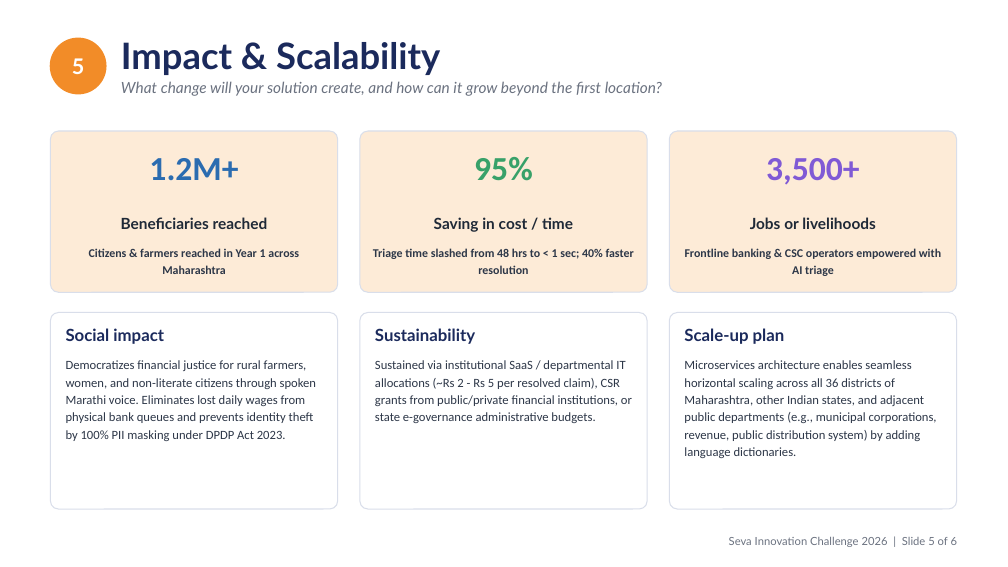
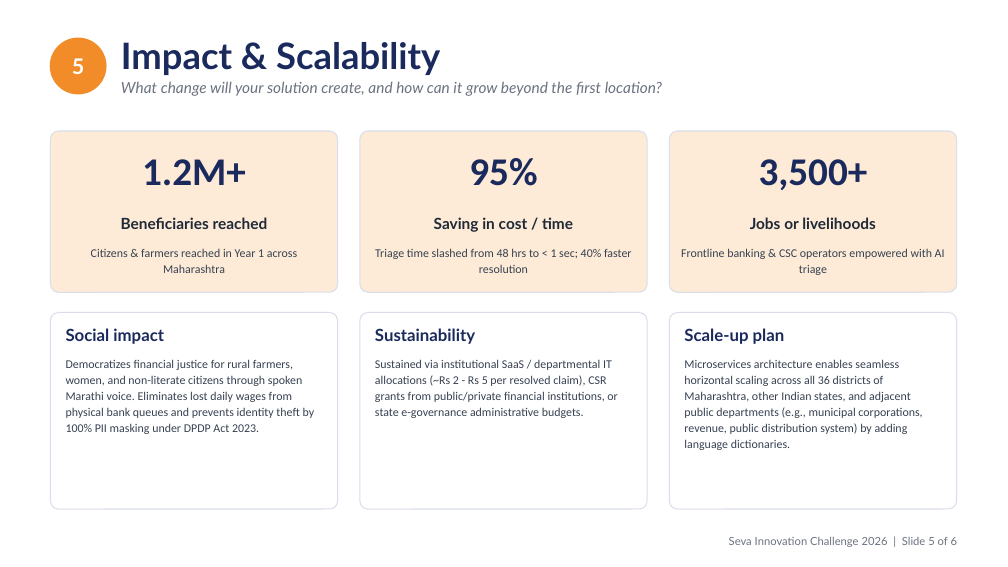
Before and after one commit to Vedantpatil24/grievanceiq, a slide deck: slide 5 of docs/SPIT_Report/Seva_Innovation_Challenge_2026_GrievanceIQ.pptx. Drawn at 1008x567 pixels with LibreOffice and Linux fonts; fonts in the diff are those of the drawing. Boxes give left, top, right and bottom in pixels: in the first picture for what was removed or moved away, otherwise in the second. Text is boxed around its words. In the diff, an @@ line names an element or a change of style, - is before the commit and + after.

```diff
--- a/docs/SPIT_Report/Seva_Innovation_Challenge_2026_GrievanceIQ.pptx
+++ b/docs/SPIT_Report/Seva_Innovation_Challenge_2026_GrievanceIQ.pptx
@@ text "1.2M+" at (x1=142, y1=159, x2=246, y2=185): size 24 to 28 pt, text colour #2B6CB0 to #1B2A5C; line spacing 1.15 to 1.12; less space between paragraphs @@
@@ text "95%" at (x1=469, y1=158, x2=537, y2=186): size 24 to 28 pt, text colour #38A169 to #1B2A5C; line spacing 1.15 to 1.12; less space between paragraphs @@
@@ text "3,500+" at (x1=759, y1=159, x2=868, y2=190): size 24 to 28 pt, text colour #805AD5 to #1B2A5C; line spacing 1.15 to 1.12; less space between paragraphs @@
@@ text colour #2D3748 to #374151, bold off; line spacing 1.15 to 1.12; less space between paragraphs in 3 elements at (x1=91, y1=249, x2=297, y2=273), (x1=375, y1=248, x2=632, y2=273), (x1=681, y1=248, x2=945, y2=275) @@
@@ size 9 to 8.5 pt, text colour #2D3748 to #374151; line spacing 1.15 to 1.12; less space between paragraphs in 3 elements at (x1=66, y1=359, x2=315, y2=434), (x1=375, y1=359, x2=617, y2=418), (x1=684, y1=359, x2=922, y2=450) @@
```
Also in this commit, not shown: 5 other slides changed, 19 other files.
